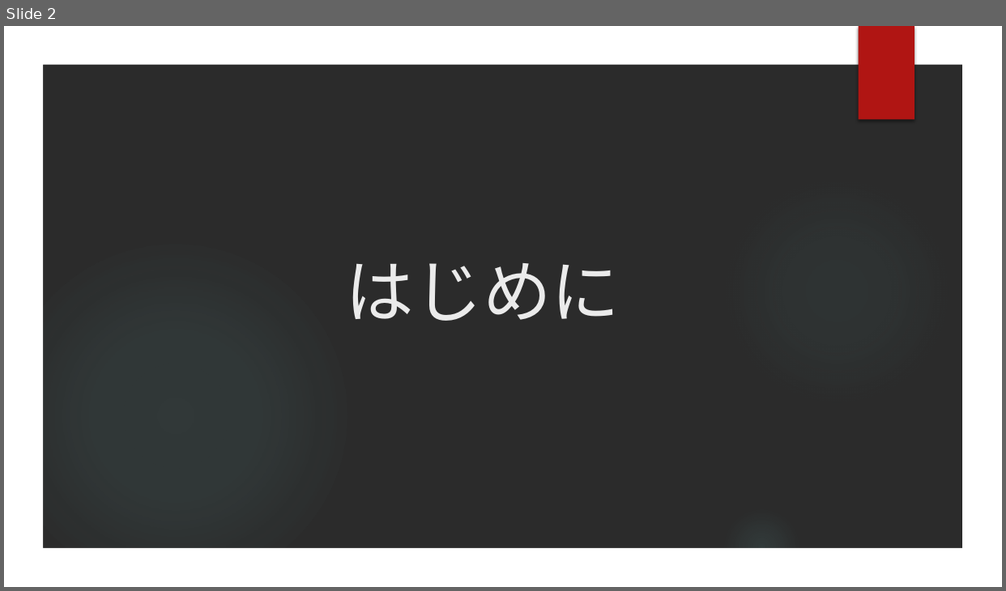
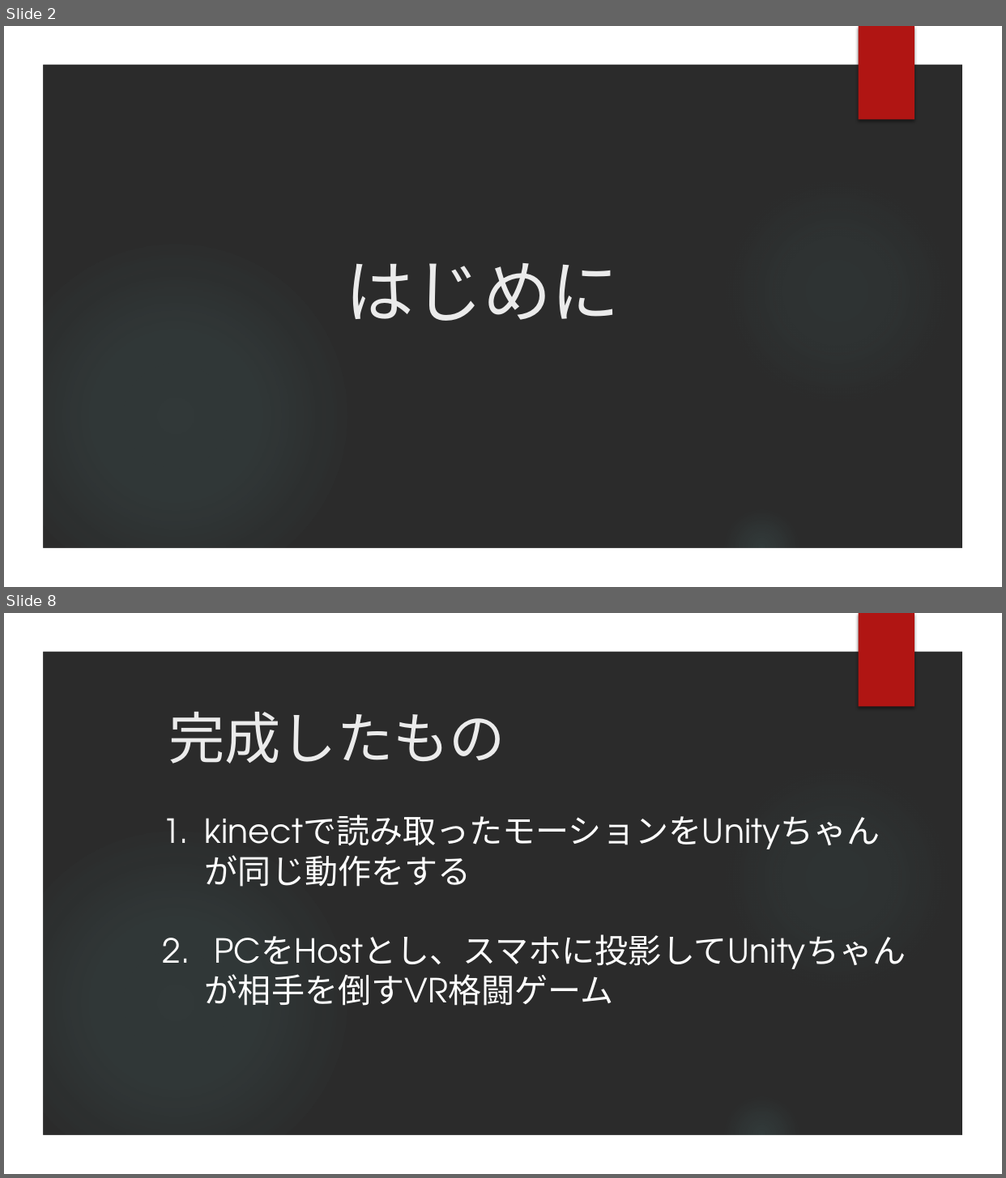
Before and after one commit to goowaSystemTeam/Internship_INCT_2017, a slide deck: Internship_INCT_2017.pptx. Shown one above the other, each under a label of ours: slide 2 before the commit, slides 2 and 8 after it; the slides between them are not shown. The pictures are 1006x591 and 1006x1178 pixels, drawn with LibreOffice and Linux fonts; fonts in the diff are those of the drawing; background and template pictures are left out; a plain dark background stands for a picture behind light text. Boxes give left, top, right and bottom in pixels: in the first picture for what was removed or moved away, otherwise in the second. Text is boxed around its words. In the diff, an @@ line names an element or a change of style, - is before the commit and + after.

Commit message:
プレゼン資料
完成品です

```diff
--- a/Internship_INCT_2017.pptx
+++ b/Internship_INCT_2017.pptx
@@ slide 8 added at [4,613,1002,1174], background picture (left out); not listed: 5 template elements that a slide beside it also shows @@
@@ title added at [168,712,505,764], 54 pt, text #EBEBEB @@
+完成したもの
@@ text added at [214,935,906,979], 32 pt, text #FFFFFF @@
+1. kinectで読み取ったモーションをUnityちゃんが同じ動作をする
+2. PCをHostとし、スマホに投影してUnityちゃんが相手を倒すVR格闘ゲーム
```
Also in this commit, not shown: 1 slide changed, 9 other slides added, 8 slides removed.
